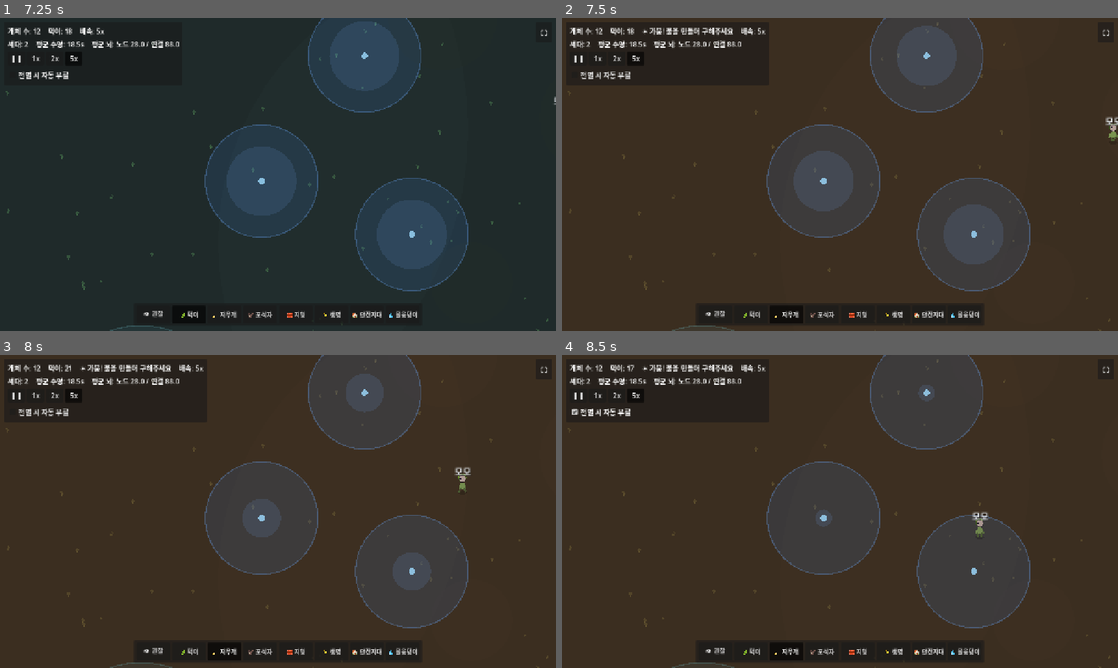
Above: before the commit, frames 1-4 (two rows, left to right).
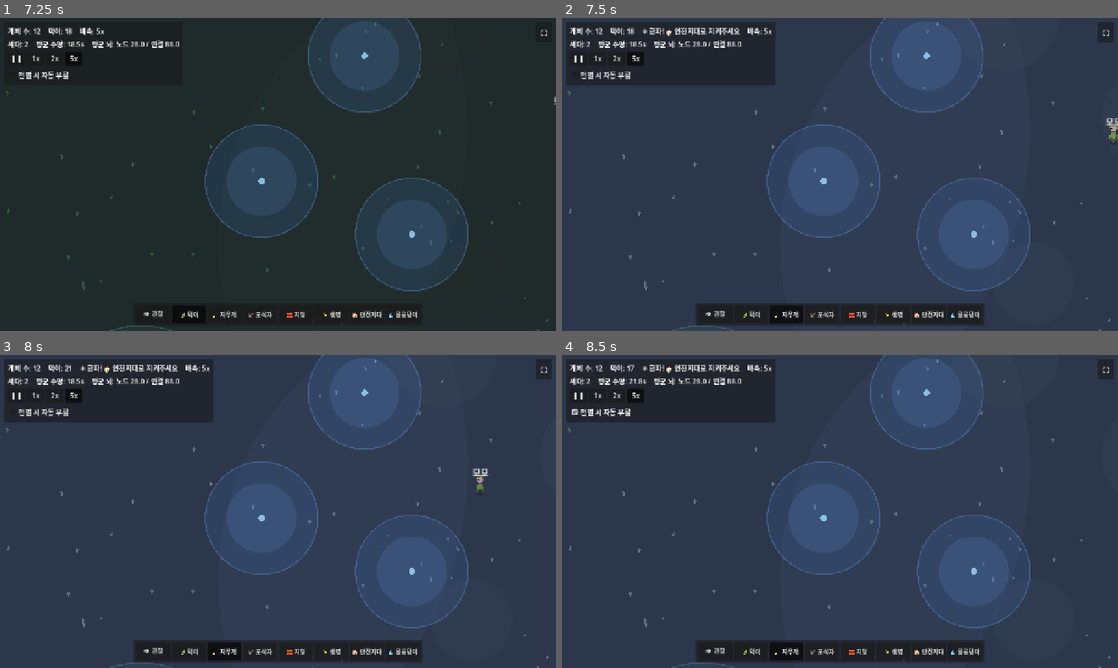
Above: after the commit, the same moments.

Repository: MoriochoRadio/mindlings
Game: Godot game, scene res://scenes/Main.tscn
Same seed, same stepped clock (60 frames per second), same inputs: the game is played once before the commit and once after it.
Inputs:
- Up to frame 1 (7.25 s): click "❚❚" at 0.5 s; click "1x" at 1.25 s; click "2x" at 2 s; click "5x" at 2.75 s; click "전멸 시 자동 부활" at 3.5 s; click "⛶" at 4.25 s; click "👁 관찰" at 5 s; click "🍃 먹이" at 5.75 s; click "전멸 시 자동 부활" at 6.5 s
- Up to frame 2 (7.5 s): click "🧹 지우개" at 7.25 s
- Up to frame 3 (8 s): no input
- Up to frame 4 (8.5 s): click "전멸 시 자동 부활" at 8 s

Frame 1 is identical in both runs. In frame 2, 89% of the frame differs, in the area x 0-100%, y 0-100%; in frame 3, 89%; in frame 4, 89%.

Commit message:
feat(콘텐츠): 위기 시스템 일반화 + 한파(한랭) 추가
- 가뭄 전용 코드를 일반 위기 프레임워크로 리팩터(enum Crisis, 무작위 발생).
- 한파(COLD): 안전지대 밖 개체의 대사가 cold_metabolism_mult배로 급증(에너지 급감).
  안전지대 안이면 보온(면제) → 안전지대에 '포식 회피' 외 새 쓸모 부여. 먹이 공급으로도 대응.
- 한파 연출: 배경 시린 청백 + 서리 낀 풀, HUD 경고, 캐릭터 '🥶 추워요' 생각.
- MINDLINGS_FORCE_CRISIS(테스트용 위기 강제 발동).

Co-Authored-By: Claude Opus 4.8 <noreply@anthropic.com>

Diff:
--- a/scripts/Creature.gd
+++ b/scripts/Creature.gd
@@ -367,6 +367,10 @@
 	var water_norm: float = water / max_water if max_water > 0.0 else 1.0
 	if water_norm < dehydration_threshold and dehydration_threshold > 0.0:
 		decay += (dehydration_threshold - water_norm) / dehydration_threshold * dehydration_energy_penalty
+	# 한파(위기): 안전지대 밖이면 추위로 대사가 커진다(에너지 급감). 안전지대 안이면 보온(면제) —
+	# 안전지대에 '포식 회피' 외의 새 쓸모를 준다. 플레이어는 🏠 배치나 🍃 먹이 공급으로 구조.
+	if _world != null and _world.is_cold() and not _world.is_sheltered(position):
+		decay *= _world.cold_metabolism_mult
 	energy -= decay * delta
 	if energy <= 0.0:
 		_alive = false
@@ -923,6 +927,11 @@
 		if refuge_near > 0.2:
 			return "🏠 위험해, 숨자!"
 		return "😨 포식자다, 도망쳐!"
+	# 한파(위기): 안전지대 밖에서 추위에 떤다 — 위기가 캐릭터에게도 읽히게(가독성).
+	if _world != null and _world.is_cold() and not _sheltered:
+		if refuge_near > 0.2:
+			return "🥶 너무 추워… 집으로 가자!"
+		return "🥶 덜덜… 너무 추워요."
 	# 무리 결집: 위협 속에서 곁에 동족이 있으면 '뭉치자'는 생각(숨기뿐 아닌 사회적 대응 — 가독성).
 	if pred_near > 0.3 and density > 0.2:
 		return "🤝 다 같이 모이자!"
--- a/scripts/HUD.gd
+++ b/scripts/HUD.gd
@@ -39,7 +39,11 @@
 		var heard: int = _world.get_alarm_reacting_count()
 		var heard_text: String = "    🗣️ 경보반응: %d" % heard if heard > 0 else ""
 		pred_text = "    포식자: %d    🏠 은신: %d (%d%%)%s" % [pred, sheltered, pct, heard_text]
-	var crisis: String = "    ☀️ 가뭄! 물을 만들어 구해주세요" if _world.is_drought() else ""
+	var crisis: String = ""
+	if _world.is_drought():
+		crisis = "    ☀️ 가뭄! 💧 물을 만들어 구해주세요"
+	elif _world.is_cold():
+		crisis = "    ❄️ 한파! 🏠 안전지대로 지켜주세요"
 	_info_label.text = "개체 수: %d    먹이: %d%s%s    배속: %s" % [
 		pop, _world.get_food_count(), pred_text, crisis, _speed_text()]
 	# 평균 뇌는 O(N×연결)이라 매 프레임 돌리지 않고 ~0.4초마다 갱신(성능).
--- a/scripts/World.gd
+++ b/scripts/World.gd
@@ -170,17 +170,18 @@
 ## 반드시 개체 sense_radius(기본 220) 이상이어야 3x3 조회로 충분하다.
 @export var grid_cell_size: float = 240.0
 
-@export_group("위기 이벤트 — 가뭄(재미 프로토타입)")
-## 재미 프로토타입(방향 1+2): '위기→개입→안도' 루프의 첫 검증. 주기적으로 가뭄이 와서 물웅덩이가
-## 마르고, 플레이어가 💧 물 도구로 새 물을 만들어 소수 캐릭터를 구해야 한다(개입에 처음으로 의미가 생김).
-## 재미 없으면 이 그룹만 들어내면 된다(격리 설계).
-@export var drought_enabled: bool = true
-## 평시(가뭄 사이) 지속 시간(초).
-@export var drought_calm_duration: float = 25.0
-## 가뭄 지속 시간(초). 이 동안 물웅덩이가 재생을 멈추고 증발한다.
-@export var drought_duration: float = 20.0
-## 가뭄 중 물웅덩이가 초당 잃는 수분(증발). regen_rate보다 커야 실제로 마른다.
+@export_group("위기 이벤트")
+## 방향 1+2 '위기→개입→안도' 루프. 주기적으로 위기(가뭄·한파…)가 닥치고, 플레이어가 신의 도구로
+## 소수 캐릭터를 구해야 한다(개입에 의미가 생김). 재미 없으면 이 그룹만 들어내면 된다(격리 설계).
+@export var crisis_enabled: bool = true
+## 평시(위기 사이) 지속 시간(초).
+@export var crisis_calm_duration: float = 25.0
+## 위기 지속 시간(초).
+@export var crisis_duration: float = 18.0
+## [가뭄] 물웅덩이가 초당 잃는 수분(증발). regen_rate보다 커야 실제로 마른다. 대응: 💧 물웅덩이.
 @export var drought_evaporation: float = 30.0
+## [한파] 안전지대 밖 개체의 대사(에너지 소모) 배율. 대응: 🏠 안전지대(보온) 또는 🍃 먹이 공급.
+@export var cold_metabolism_mult: float = 2.4
 
 @export_group("행동/AI")
 ## 매 틱 하드코딩 생존 보정(갈증 반사 드라이브 · 생활권 복귀 · 욕구 재확립 · 만족 사교)을 켜고 끈다.
@@ -250,9 +251,10 @@
 var _extinct: bool = false
 var _revive_accum: float = 0.0
 
-# 가뭄 위기(재미 프로토타입). 평시↔가뭄을 오가며 물을 마르게 해 '구조' 개입을 유발한다.
-var _drought_active: bool = false
-var _drought_timer: float = 0.0
+# 위기 시스템. 평시↔위기를 오가며 '구조' 개입을 유발한다. 위기 종류는 무작위로 뽑힌다.
+enum Crisis { NONE, DROUGHT, COLD }
+var _crisis: int = Crisis.NONE
+var _crisis_timer: float = 0.0
 
 # 진단 하네스(환경변수 MINDLINGS_DIAG=1일 때만 활성 — 프로덕션 무영향).
 # 세 축(instinct_strength/survival_scaffolding/learning_enabled)을 env로 override하고,
@@ -291,6 +293,12 @@
 			np = int(penv)
 	for i in np:
 		spawn_predator_at(_random_point())
+	# 스크린샷/테스트: 특정 위기를 즉시 강제 발동(무작위 타이밍을 기다리지 않게).
+	var fc: String = OS.get_environment("MINDLINGS_FORCE_CRISIS")
+	if fc == "cold":
+		_crisis = Crisis.COLD
+	elif fc == "drought":
+		_crisis = Crisis.DROUGHT
 	queue_redraw()
 
 ## 진단 모드 설정을 환경변수에서 읽어 적용한다. MINDLINGS_DIAG=1이 아니면 아무것도 안 한다.
@@ -356,20 +364,37 @@
 ## 배경 초원 → 흙 패치 → 풀 → 벽 → 경계선 순(모두 개체보다 아래). 정적이라 드물게만 다시 그린다
 ## (가뭄 전환·벽 편집 시 queue_redraw). 매 프레임 비용 없음.
 func _draw() -> void:
-	var dry: bool = _drought_active
-	# 베이스: 평시엔 짙은 초원 청록, 가뭄엔 메마른 황갈빛(위기가 한눈에).
-	var bg: Color = Color(0.22, 0.17, 0.12) if dry else Color(0.11, 0.15, 0.15)
+	var dry: bool = is_drought()
+	var cold: bool = is_cold()
+	# 베이스: 평시 초원 청록 / 가뭄 메마른 황갈 / 한파 시린 청백(위기가 한눈에).
+	var bg: Color = Color(0.11, 0.15, 0.15)
+	if dry:
+		bg = Color(0.22, 0.17, 0.12)
+	elif cold:
+		bg = Color(0.15, 0.19, 0.26)
 	draw_rect(_bounds, bg, true)
 	# 부드러운 빛 웅덩이(개활지 느낌 — 밋밋한 단색 탈피). 큰 반투명 밝은 원 두 곳.
-	var glow: Color = Color(0.28, 0.22, 0.15, 0.18) if dry else Color(0.16, 0.22, 0.22, 0.22)
+	var glow: Color = Color(0.16, 0.22, 0.22, 0.22)
+	if dry:
+		glow = Color(0.28, 0.22, 0.15, 0.18)
+	elif cold:
+		glow = Color(0.26, 0.32, 0.42, 0.20)
 	draw_circle(_bounds.position + _bounds.size * Vector2(0.35, 0.42), _bounds.size.x * 0.34, glow)
 	draw_circle(_bounds.position + _bounds.size * Vector2(0.72, 0.62), _bounds.size.x * 0.28, glow)
 	# 흙 패치(옅은 얼룩 — 지면 질감).
-	var patch_col: Color = Color(0.26, 0.20, 0.14, 0.28) if dry else Color(0.14, 0.18, 0.15, 0.35)
+	var patch_col: Color = Color(0.14, 0.18, 0.15, 0.35)
+	if dry:
+		patch_col = Color(0.26, 0.20, 0.14, 0.28)
+	elif cold:
+		patch_col = Color(0.22, 0.27, 0.34, 0.30)  # 성에 낀 얼룩
 	for p in _patches:
 		draw_circle(p.pos, p.radius, patch_col)
-	# 풀 다발(작은 세 잎). 가뭄엔 시든 갈색으로.
-	var grass_col: Color = Color(0.42, 0.36, 0.20, 0.5) if dry else Color(0.28, 0.46, 0.30, 0.55)
+	# 풀 다발(작은 세 잎). 가뭄엔 시든 갈색, 한파엔 서리 낀 창백.
+	var grass_col: Color = Color(0.28, 0.46, 0.30, 0.55)
+	if dry:
+		grass_col = Color(0.42, 0.36, 0.20, 0.5)
+	elif cold:
+		grass_col = Color(0.55, 0.62, 0.68, 0.5)
 	for g in _grass:
 		if not _cell_blocked(g):
 			draw_line(g, g + Vector2(-1.6, -4.5), grass_col, 1.0)
@@ -528,7 +553,7 @@
 	if _diag:
 		_diag_tick(delta)
 	else:
-		_update_drought(delta)
+		_update_crisis(delta)
 	_accumulate_predator_stats(delta)
 	_check_extinction(delta)
 	_herd_repel_cooldown = maxf(0.0, _herd_repel_cooldown - delta)
@@ -541,32 +566,43 @@
 	_check_structure_milestone()
 	_check_lifespan_milestone()
 
-## 가뭄 위기 사이클: 평시↔가뭄을 타이머로 오간다. 전환 순간을 토스트로 알리고 배경을 다시 그린다.
-## 가뭄 중엔 WaterPool이 재생을 멈추고 증발한다(WaterPool._process가 is_drought()를 조회).
-func _update_drought(delta: float) -> void:
-	if not drought_enabled:
-		if _drought_active:  # 런타임에 꺼지면 즉시 평시로
-			_drought_active = false
+## 위기 사이클: 평시↔위기를 타이머로 오간다. 위기 시작 시 무작위 종류를 뽑고, 전환을 토스트·배경으로 알린다.
+func _update_crisis(delta: float) -> void:
+	if not crisis_enabled:
+		if _crisis != Crisis.NONE:  # 런타임에 꺼지면 즉시 평시로
+			_crisis = Crisis.NONE
 			queue_redraw()
 		return
-	_drought_timer += delta
-	if not _drought_active:
-		if _drought_timer >= drought_calm_duration:
-			_drought_active = true
-			_drought_timer = 0.0
-			queue_redraw()
-			_toast("☀️ 가뭄이 시작됐어요! 물이 말라가요 — 💧 물웅덩이를 만들어 아이들을 구해주세요.")
+	_crisis_timer += delta
+	if _crisis == Crisis.NONE:
+		if _crisis_timer >= crisis_calm_duration:
+			_start_random_crisis()
+	elif _crisis_timer >= crisis_duration:
+		_end_crisis()
+
+## 무작위 위기를 시작한다(가뭄/한파). 종류별 안내 토스트로 '무엇을 해야 하는지'를 즉시 알려준다.
+func _start_random_crisis() -> void:
+	_crisis = Crisis.DROUGHT if randi() % 2 == 0 else Crisis.COLD
+	_crisis_timer = 0.0
+	queue_redraw()
+	if _crisis == Crisis.DROUGHT:
+		_toast("☀️ 가뭄이 시작됐어요! 물이 말라가요 — 💧 물웅덩이를 만들어 아이들을 구해주세요.")
 	else:
-		if _drought_timer >= drought_duration:
-			_drought_active = false
-			_drought_timer = 0.0
-			queue_redraw()
-			if get_population() > 0:
-				_toast("🌧️ 가뭄이 지나갔어요. 다들 무사히 버텨냈네요.")
-
-## WaterPool·연출이 조회: 지금 가뭄인가.
+		_toast("❄️ 한파가 닥쳤어요! 다들 추위에 떨어요 — 🏠 안전지대로 지키거나 🍃 먹이를 챙겨주세요.")
+
+func _end_crisis() -> void:
+	_crisis = Crisis.NONE
+	_crisis_timer = 0.0
+	queue_redraw()
+	if get_population() > 0:
+		_toast("🌤️ 위기가 지나갔어요. 다들 무사히 버텨냈네요.")
+
+## 연출·시스템이 조회하는 현재 위기 상태.
 func is_drought() -> bool:
-	return _drought_active
+	return _crisis == Crisis.DROUGHT
+
+func is_cold() -> bool:
+	return _crisis == Crisis.COLD
 
 ## 가뭄 중 물웅덩이가 초당 잃는 증발량(WaterPool이 조회).
 func drought_evaporation_rate() -> float:
